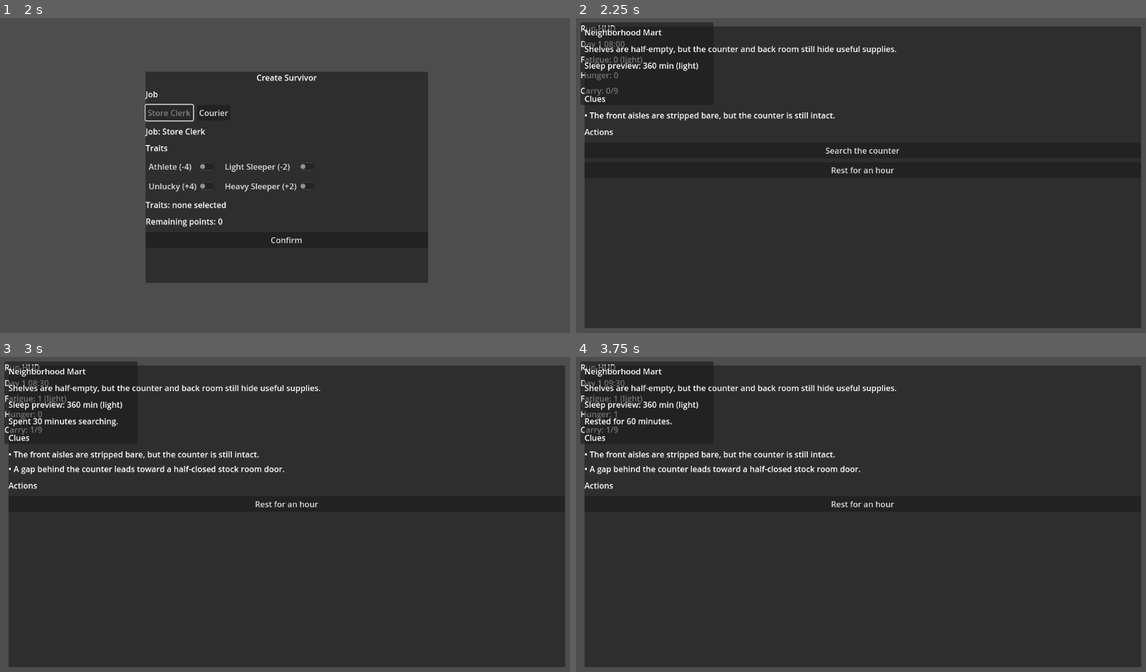
Above: before the commit, frames 1-4 (two rows, left to right).
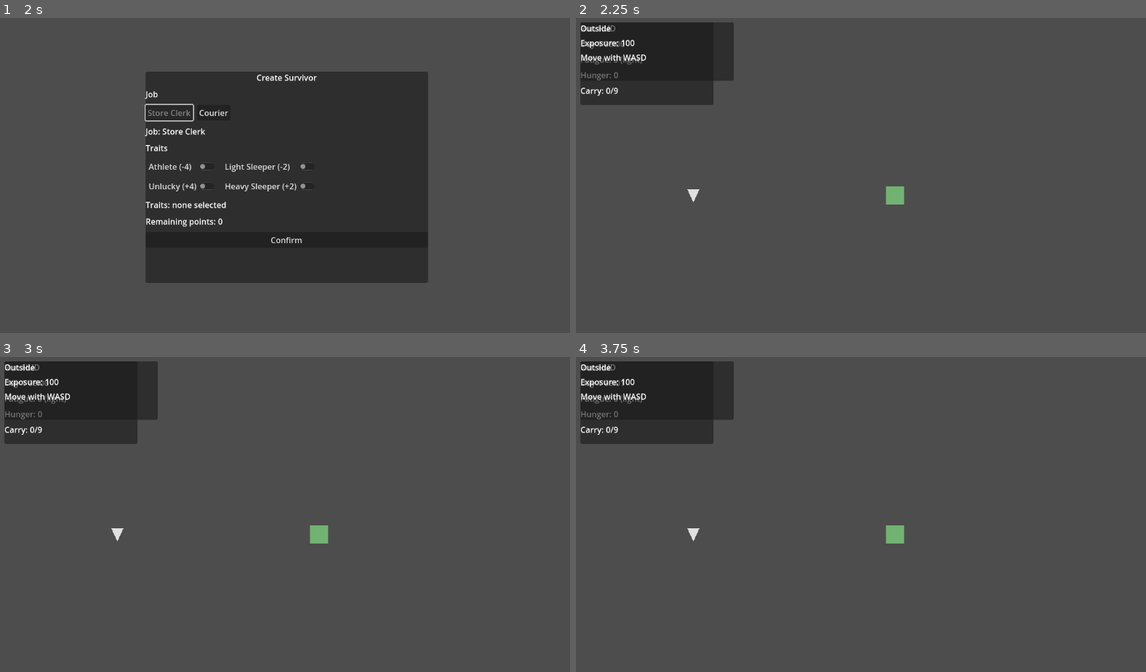
Above: after the commit, the same moments.

Repository: Pupre/apocalypse
Game: Godot game, scene res://scenes/bootstrap/main.tscn
The game is run twice, just before and just after one commit, with the same random seed, the same clock (stepped at 60 frames per second) and the same inputs.
Inputs (mouse positions are in pixels of both pictures, inside the frame that each line leads up to):
- Up to frame 1 (2 s): click "Start" at 0.5 s; click "Store Clerk" at 1.25 s
- Up to frame 2 (2.25 s): click "Confirm" at 2 s
- Up to frame 3 (3 s): click (285, 489) at 2.75 s, where only the run before the commit has a clickable "Search the counter"
- Up to frame 4 (3.75 s): click (861, 505) at 3.5 s, where only the run before the commit has a clickable "Rest for an hour"

Frame 1 is identical in both runs. In frame 2, 88% of the frame differs, in the area x 0-100%, y 1-99%; in frame 3, 88%; in frame 4, 88%.

Commit message:
feat: add outdoor traversal prototype

Diff:
--- /dev/null
+++ b/game/scenes/outdoor/outdoor_mode.tscn
@@ -0,0 +1,37 @@
+[gd_scene load_steps=2 format=3]
+
+[ext_resource type="Script" path="res://scripts/outdoor/outdoor_controller.gd" id="1"]
+
+[node name="OutdoorMode" type="Node2D"]
+script = ExtResource("1")
+
+[node name="PlayerMarker" type="Polygon2D" parent="."]
+position = Vector2(240, 360)
+polygon = PackedVector2Array(-12, -12, 12, -12, 0, 14)
+color = Color(0.88, 0.88, 0.88, 1)
+
+[node name="BuildingMarker" type="Polygon2D" parent="."]
+position = Vector2(640, 360)
+polygon = PackedVector2Array(-18, -18, 18, -18, 18, 18, -18, 18)
+color = Color(0.45, 0.7, 0.45, 1)
+
+[node name="CanvasLayer" type="CanvasLayer" parent="."]
+
+[node name="StatusPanel" type="PanelContainer" parent="CanvasLayer"]
+offset_left = 16.0
+offset_top = 16.0
+offset_right = 320.0
+offset_bottom = 132.0
+
+[node name="VBox" type="VBoxContainer" parent="CanvasLayer/StatusPanel"]
+theme_override_constants/separation = 6
+
+[node name="TitleLabel" type="Label" parent="CanvasLayer/StatusPanel/VBox"]
+text = "Outside"
+
+[node name="ExposureLabel" type="Label" parent="CanvasLayer/StatusPanel/VBox"]
+text = "Exposure: 100"
+
+[node name="HintLabel" type="Label" parent="CanvasLayer/StatusPanel/VBox"]
+text = "Move with WASD"
+autowrap_mode = 3
--- /dev/null
+++ b/game/scripts/outdoor/exposure_model.gd
@@ -0,0 +1,11 @@
+extends RefCounted
+class_name ExposureModel
+
+
+func drain(current_value: float, minutes_elapsed: float, fatigue_value: float) -> float:
+	if minutes_elapsed <= 0.0:
+		return current_value
+
+	var fatigue_penalty := clampf(fatigue_value / 400.0, 0.0, 0.25)
+	var drain_rate := 0.35 * (1.0 + fatigue_penalty)
+	return maxf(0.0, current_value - (minutes_elapsed * drain_rate))
--- /dev/null
+++ b/game/scripts/outdoor/outdoor_controller.gd
@@ -0,0 +1,133 @@
+extends Node2D
+class_name OutdoorController
+
+signal state_changed
+signal building_entered(building_id: String)
+
+const EXPOSURE_MODEL_SCRIPT := preload("res://scripts/outdoor/exposure_model.gd")
+const DEFAULT_BUILDING_ID := "mart_01"
+const DEFAULT_PLAYER_POSITION := Vector2(240.0, 360.0)
+const ENTER_RADIUS := 72.0
+
+var run_state = null
+var exposure_model := EXPOSURE_MODEL_SCRIPT.new()
+var _seconds_buffer := 0.0
+var _building_id := DEFAULT_BUILDING_ID
+var _player_position := DEFAULT_PLAYER_POSITION
+var _building_position := Vector2.ZERO
+var _player_marker: Polygon2D = null
+var _building_marker: Polygon2D = null
+var _exposure_label: Label = null
+var _hint_label: Label = null
+var _building_name := "Building"
+
+
+func _ready() -> void:
+	_cache_nodes()
+	_sync_view()
+
+
+func bind_run_state(value, building_id: String = DEFAULT_BUILDING_ID) -> void:
+	run_state = value
+	_building_id = building_id
+	_seconds_buffer = 0.0
+	_player_position = DEFAULT_PLAYER_POSITION
+	_cache_nodes()
+	_refresh_building_position()
+	_sync_view()
+	state_changed.emit()
+
+
+func simulate_seconds(seconds_elapsed: float) -> void:
+	if run_state == null or seconds_elapsed <= 0.0:
+		return
+
+	_seconds_buffer += seconds_elapsed
+	var full_minutes := int(floor(_seconds_buffer))
+	if full_minutes <= 0:
+		return
+
+	_seconds_buffer -= float(full_minutes)
+	run_state.advance_minutes(full_minutes)
+	run_state.exposure = exposure_model.drain(run_state.exposure, float(full_minutes), run_state.fatigue)
+	_sync_view()
+	state_changed.emit()
+
+
+func move_player(direction: Vector2, seconds_elapsed: float) -> void:
+	if run_state == null or direction == Vector2.ZERO or seconds_elapsed <= 0.0:
+		return
+
+	_player_position += direction.normalized() * run_state.move_speed * seconds_elapsed
+	_sync_view()
+	state_changed.emit()
+
+
+func try_enter_building(building_id: String) -> void:
+	if building_id.is_empty():
+		return
+
+	building_entered.emit(building_id)
+
+
+func _process(delta: float) -> void:
+	if run_state == null:
+		return
+
+	simulate_seconds(delta)
+	var direction := Input.get_vector("ui_left", "ui_right", "ui_up", "ui_down")
+	if direction != Vector2.ZERO:
+		move_player(direction, delta)
+
+	if _is_player_near_building() and Input.is_action_just_pressed("ui_accept"):
+		try_enter_building(_building_id)
+
+
+func _is_player_near_building() -> bool:
+	return _player_position.distance_to(_building_position) <= ENTER_RADIUS
+
+
+func _refresh_building_position() -> void:
+	var building_data := _get_building_data(_building_id)
+	_building_name = String(building_data.get("name", "Building"))
+	var outdoor_position: Dictionary = building_data.get("outdoor_position", {})
+	if outdoor_position.is_empty():
+		_building_position = Vector2(640.0, 360.0)
+		return
+
+	_building_position = Vector2(
+		float(outdoor_position.get("x", 640.0)),
+		float(outdoor_position.get("y", 360.0))
+	)
+
+
+func _sync_view() -> void:
+	if _player_marker != null:
+		_player_marker.position = _player_position
+
+	if _building_marker != null:
+		_building_marker.position = _building_position
+
+	if _exposure_label != null and run_state != null:
+		_exposure_label.text = "Exposure: %d" % int(roundf(run_state.exposure))
+
+	if _hint_label != null:
+		if _is_player_near_building():
+			_hint_label.text = "Press Enter to enter %s" % _building_name
+		else:
+			_hint_label.text = "Move with WASD"
+
+
+func _cache_nodes() -> void:
+	_player_marker = get_node_or_null("PlayerMarker") as Polygon2D
+	_building_marker = get_node_or_null("BuildingMarker") as Polygon2D
+	_exposure_label = get_node_or_null("CanvasLayer/StatusPanel/VBox/ExposureLabel") as Label
+	_hint_label = get_node_or_null("CanvasLayer/StatusPanel/VBox/HintLabel") as Label
+
+
+func _get_building_data(building_id: String) -> Dictionary:
+	if not ContentLibrary.has_method("get_building"):
+		push_error("ContentLibrary autoload is missing get_building(building_id).")
+		return {}
+
+	return ContentLibrary.get_building(building_id)
--- a/game/scripts/run/run_controller.gd
+++ b/game/scripts/run/run_controller.gd
@@ -1,5 +1,6 @@
 extends Node
 
+const OUTDOOR_MODE_SCENE := preload("res://scenes/outdoor/outdoor_mode.tscn")
 const RUN_STATE_SCRIPT := preload("res://scripts/run/run_state.gd")
 const INDOOR_MODE_SCENE := preload("res://scenes/indoor/indoor_mode.tscn")
 
@@ -21,7 +22,7 @@
 		_hud_presenter.set_run_state(run_state)
 
 	_refresh_hud()
-	_show_indoor_mode(building_id)
+	_show_outdoor_mode(building_id)
 
 
 func _show_indoor_mode(building_id: String) -> void:
@@ -42,6 +43,35 @@
 		indoor_mode.configure(run_state, building_id)
 
 
+func _show_outdoor_mode(building_id: String) -> void:
+	if _mode_host == null:
+		push_error("RunController is missing the mode host.")
+		return
+
+	for child in _mode_host.get_children():
+		child.queue_free()
+
+	var outdoor_mode := OUTDOOR_MODE_SCENE.instantiate()
+	_mode_host.add_child(outdoor_mode)
+
+	if outdoor_mode.has_signal("state_changed"):
+		outdoor_mode.state_changed.connect(Callable(self, "_on_mode_state_changed"))
+
+	if outdoor_mode.has_signal("building_entered"):
+		outdoor_mode.building_entered.connect(Callable(self, "_on_building_entered"))
+
+	if outdoor_mode.has_method("bind_run_state"):
+		outdoor_mode.bind_run_state(run_state, building_id)
+
+
+func _on_building_entered(building_id: String) -> void:
+	_show_indoor_mode(building_id)
+
+
+func _on_mode_state_changed() -> void:
+	_refresh_hud()
+
+
 func _on_indoor_state_changed() -> void:
 	_refresh_hud()
 
--- /dev/null
+++ b/game/tests/unit/test_outdoor_controller.gd
@@ -0,0 +1,103 @@
+extends "res://tests/support/test_case.gd"
+
+const OUTDOOR_MODE_SCENE_PATH := "res://scenes/outdoor/outdoor_mode.tscn"
+const RUN_STATE_SCRIPT_PATH := "res://scripts/run/run_state.gd"
+
+var _test_jobs: Dictionary = {
+	"courier": {
+		"id": "courier",
+		"modifiers": {
+			"move_speed": 30.0,
+			"fatigue_gain": -0.1,
+		},
+	},
+}
+
+var _test_traits: Dictionary = {
+	"athlete": {
+		"id": "athlete",
+		"modifiers": {
+			"move_speed": 40.0,
+			"fatigue_gain": -0.15,
+		},
+	},
+}
+
+var _building_entered := false
+var _entered_building_id := ""
+
+
+func _init() -> void:
+	call_deferred("_run_test")
+
+
+func _run_test() -> void:
+	var outdoor_scene := load(OUTDOOR_MODE_SCENE_PATH) as PackedScene
+	if not assert_true(outdoor_scene != null, "Missing outdoor scene: %s" % OUTDOOR_MODE_SCENE_PATH):
+		return
+
+	var run_state_script := load(RUN_STATE_SCRIPT_PATH) as Script
+	if not assert_true(run_state_script != null, "Missing run state script: %s" % RUN_STATE_SCRIPT_PATH):
+		return
+
+	var run_state = run_state_script.from_survivor_config({
+		"job_id": "courier",
+		"trait_ids": PackedStringArray(["athlete"]),
+		"remaining_points": 0,
+	}, self)
+	if not assert_true(run_state != null, "RunState should build for outdoor tests."):
+		return
+
+	var outdoor_mode = outdoor_scene.instantiate()
+	if not assert_true(outdoor_mode != null, "Outdoor mode should instantiate."):
+		return
+
+	root.add_child(outdoor_mode)
+	outdoor_mode.building_entered.connect(Callable(self, "_on_building_entered"))
+
+	if not assert_true(outdoor_mode.has_method("bind_run_state"), "Outdoor mode should expose bind_run_state()."):
+		outdoor_mode.free()
+		return
+
+	outdoor_mode.bind_run_state(run_state)
+
+	var before_clock_minute_of_day: int = run_state.clock.minute_of_day
+	var before_exposure: float = run_state.exposure
+
+	if not assert_true(outdoor_mode.has_method("simulate_seconds"), "Outdoor mode should expose simulate_seconds()."):
+		outdoor_mode.free()
+		return
+
+	outdoor_mode.simulate_seconds(180.0)
+
+	assert_eq(
+		run_state.clock.minute_of_day,
+		before_clock_minute_of_day + 180,
+		"Three real minutes should advance three in-game hours."
+	)
+	assert_true(run_state.exposure < before_exposure, "Outdoor time should drain exposure.")
+
+	if not assert_true(outdoor_mode.has_method("try_enter_building"), "Outdoor mode should expose try_enter_building()."):
+		outdoor_mode.free()
+		return
+
+	outdoor_mode.try_enter_building("mart_01")
+
+	assert_true(_building_entered, "Trying to enter a building should emit building_entered.")
+	assert_eq(_entered_building_id, "mart_01", "The emitted building id should match the entry target.")
+
+	outdoor_mode.free()
+	pass_test("OUTDOOR_CONTROLLER_OK")
+
+
+func _on_building_entered(building_id: String) -> void:
+	_building_entered = true
+	_entered_building_id = building_id
+
+
+func get_job(job_id: String) -> Dictionary:
+	return _test_jobs.get(job_id, {})
+
+
+func get_trait(trait_id: String) -> Dictionary:
+	return _test_traits.get(trait_id, {})
--- a/game/tests/unit/test_survivor_creator.gd
+++ b/game/tests/unit/test_survivor_creator.gd
@@ -95,7 +95,7 @@
 
 	var hud = run_shell.get_node_or_null("HUD")
 	var mode_host = run_shell.get_node_or_null("ModeHost")
-	var indoor_mode = run_shell.get_node_or_null("ModeHost/IndoorMode")
+	var outdoor_mode = run_shell.get_node_or_null("ModeHost/OutdoorMode")
 
 	if not assert_true(hud != null, "Run shell should include a HUD."):
 		bootstrap.free()
@@ -103,23 +103,35 @@
 	if not assert_true(mode_host != null, "Run shell should include a mode host."):
 		bootstrap.free()
 		return
-	if not assert_true(indoor_mode != null, "Run shell should launch the first indoor mode."):
+	if not assert_true(outdoor_mode != null, "Run shell should launch the first outdoor mode."):
+		bootstrap.free()
+		return
+
+	if not assert_true(outdoor_mode.has_method("try_enter_building"), "Outdoor mode should expose building entry."):
 		bootstrap.free()
 		return
 
 	var hud_clock_label := hud.get_node_or_null("Panel/VBox/ClockLabel") as Label
-	var result_label := indoor_mode.get_node_or_null("Panel/VBox/ResultLabel") as Label
-	var action_buttons := indoor_mode.get_node_or_null("Panel/VBox/ActionButtons") as VBoxContainer
 	if not assert_true(hud_clock_label != null, "HUD clock label should be present."):
 		bootstrap.free()
 		return
+	assert_eq(hud_clock_label.text, "Day 1 08:00", "The run shell should start at the run-state clock.")
+
+	outdoor_mode.try_enter_building("mart_01")
+	await process_frame
+
+	var indoor_mode = run_shell.get_node_or_null("ModeHost/IndoorMode")
+	if not assert_true(indoor_mode != null, "Entering a building should swap to the indoor mode."):
+		bootstrap.free()
+		return
+	var result_label := indoor_mode.get_node_or_null("Panel/VBox/ResultLabel") as Label
+	var action_buttons := indoor_mode.get_node_or_null("Panel/VBox/ActionButtons") as VBoxContainer
 	if not assert_true(result_label != null, "Indoor result label should be present."):
 		bootstrap.free()
 		return
 	if not assert_true(action_buttons != null, "Indoor action buttons container should be present."):
 		bootstrap.free()
 		return
-	assert_eq(hud_clock_label.text, "Day 1 08:00", "The run shell should start at the run-state clock.")
 	assert_eq(action_buttons.get_child_count(), 2, "Mart indoor mode should start with two actions.")
 
 	var search_button := action_buttons.get_child(0) as Button
